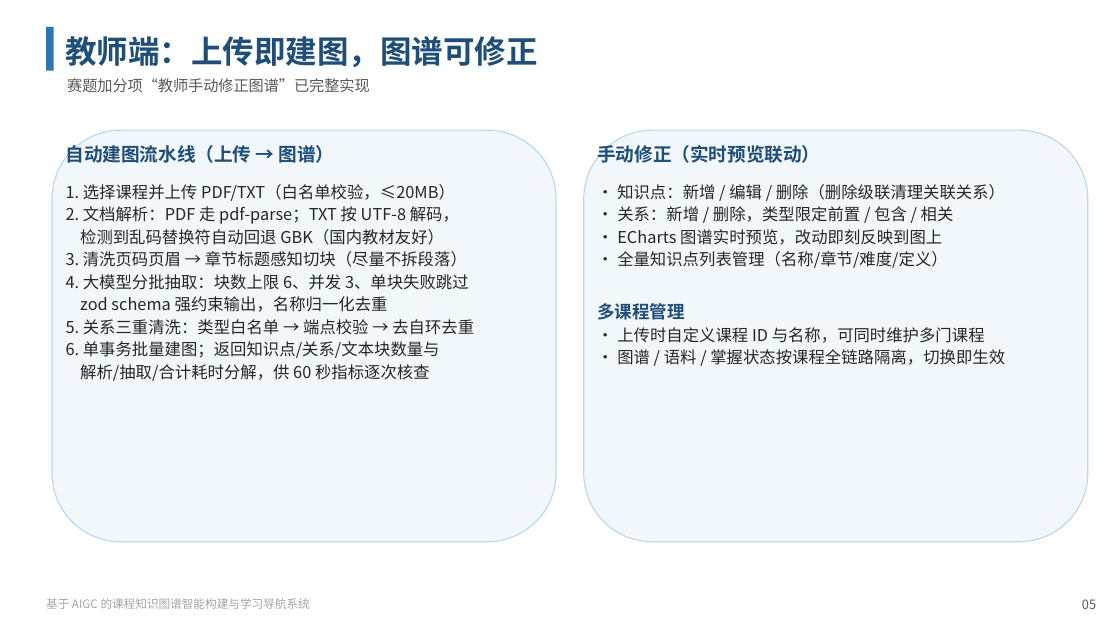
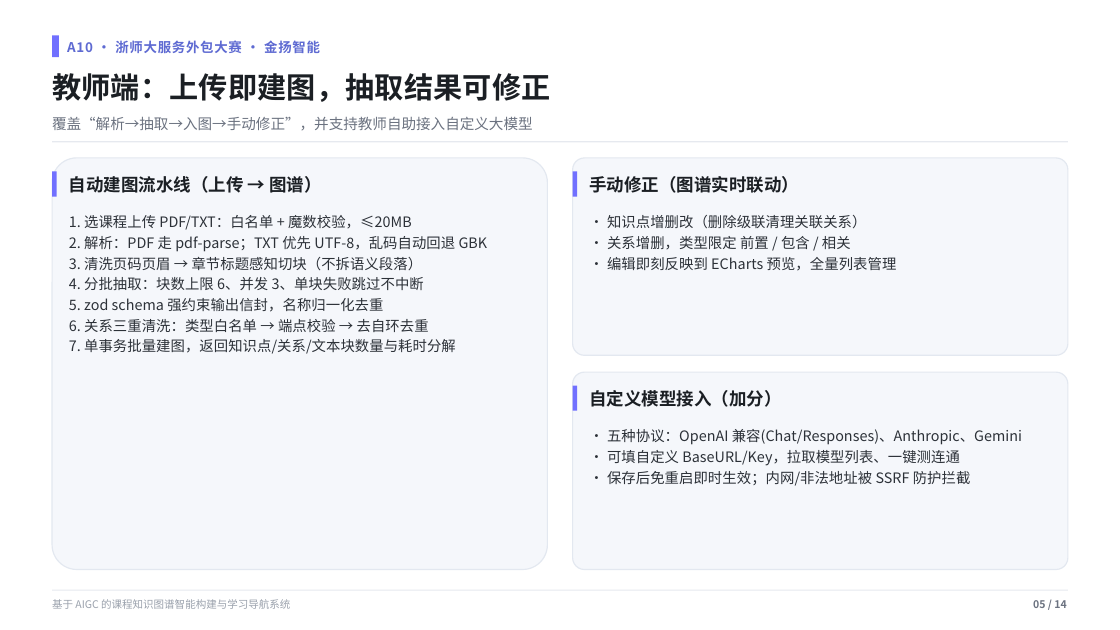
Before and after one commit to EterUltimate/A10_KnowledgeGraph, a slide deck: slide 5 of submissions/A10项目简介PPT.pptx. Drawn at 1120x630 pixels with LibreOffice and Linux fonts; fonts in the diff are those of the drawing. Boxes give left, top, right and bottom in pixels: in the first picture for what was removed or moved away, otherwise in the second. Text is boxed around its words. In the diff, an @@ line names an element or a change of style, - is before the commit and + after.

```diff
--- a/submissions/A10项目简介PPT.pptx
+++ b/submissions/A10项目简介PPT.pptx
@@ rectangle: place and size @@
-rectangle at [46,27,54,71]
+rectangle at [52,35,59,57]
@@ rectangle at [52,35,59,57]: fill #2E75B6 to #7170FF @@
@@ text at [67,40,320,53]: text changed; size 27 to 11.5 pt; text colour #1F4E79 to #5E6AD2 @@
-教师端：上传即建图，图谱可修正
+A10 · 浙师大服务外包大赛 · 金扬智能
@@ text at [52,73,550,102]: text changed; size 13 to 25 pt; text colour #595959 to #1B1F24; bold on @@
-赛题加分项“教师手动修正图谱”已完整实现
+教师端：上传即建图，抽取结果可修正
@@ text "教师端：上传即建图，抽取结果可修正" at [52,73,550,102]: vertical alignment top to middle @@
@@ text added at [52,117,533,130], 12.5 pt, text #6B7280 @@
+覆盖“解析→抽取→入图→手动修正”，并支持教师自助接入自定义大模型
@@ rounded rectangle removed at [52,130,556,542] @@
@@ rectangle added at [52,141,1068,143], fill #E6E9EF @@
@@ rounded rectangle: place and size @@
-rounded rectangle at [584,130,1088,542]
+rounded rectangle at [52,158,548,570]
@@ rounded rectangle at [52,158,548,570]: fill #F2F7FC to #F5F7FB; outline #BDD7EE 1 pt to #E3E8F0 1 pt; proportions changed @@
@@ rectangle added at [52,171,57,197], fill #7170FF @@
@@ text "自动建图流水线（上传 → 图谱）": place and size @@
-text "自动建图流水线（上传 → 图谱）" at [66,142,334,163]
+text "自动建图流水线（上传 → 图谱）" at [69,176,321,193]
@@ text "自动建图流水线（上传 → 图谱）" at [69,176,321,193]: size 16 to 15 pt, text colour #1F4E79 to #1B1F24; line spacing 1.12 to 1.15 @@
@@ rounded rectangle added at [573,158,1069,355], fill #F5F7FB, outline #E3E8F0 1 pt @@
@@ rectangle added at [573,171,578,197], fill #7170FF @@
@@ text at [589,176,799,193]: text changed; size 16 to 15 pt; text colour #1F4E79 to #1B1F24 @@
-手动修正（实时预览联动）
+手动修正（图谱实时联动）
@@ text at [69,215,488,354]: text changed; size 14 to 12.3 pt; text colour #262626 to #2C3138 @@
-1. 选择课程并上传 PDF/TXT（白名单校验，≤20MB）
-2. 文档解析：PDF 走 pdf-parse；TXT 按 UTF-8 解码，
-检测到乱码替换符自动回退 GBK（国内教材友好）
-3. 清洗页码页眉 → 章节标题感知切块（尽量不拆段落）
-4. 大模型分批抽取：块数上限 6、并发 3、单块失败跳过
-zod schema 强约束输出，名称归一化去重
-5. 关系三重清洗：类型白名单 → 端点校验 → 去自环去重
-6. 单事务批量建图；返回知识点/关系/文本块数量与
-解析/抽取/合计耗时分解，供 60 秒指标逐次核查
+1. 选课程上传 PDF/TXT：白名单 + 魔数校验，≤20MB
+2. 解析：PDF 走 pdf-parse；TXT 优先 UTF-8，乱码自动回退 GBK
+3. 清洗页码页眉 → 章节标题感知切块（不拆语义段落）
+4. 分批抽取：块数上限 6、并发 3、单块失败跳过不中断
+5. zod schema 强约束输出信封，名称归一化去重
+6. 关系三重清洗：类型白名单 → 端点校验 → 去自环去重
+7. 单事务批量建图，返回知识点/关系/文本块数量与耗时分解
@@ text at [607,215,897,271]: text changed; size 14 to 12.3 pt; text colour #262626 to #2C3138 @@
-• 知识点：新增 / 编辑 / 删除（删除级联清理关联关系）
-• 关系：新增 / 删除，类型限定前置 / 包含 / 相关
-• ECharts 图谱实时预览，改动即刻反映到图上
-• 全量知识点列表管理（名称/章节/难度/定义）
-多课程管理
-• 上传时自定义课程 ID 与名称，可同时维护多门课程
-• 图谱 / 语料 / 掌握状态按课程全链路隔离，切换即生效
+• 知识点增删改（删除级联清理关联关系）
+• 关系增删，类型限定 前置 / 包含 / 相关
+• 编辑即刻反映到 ECharts 预览，全量列表管理
@@ rounded rectangle added at [573,372,1069,570], fill #F5F7FB, outline #E3E8F0 1 pt @@
@@ rectangle added at [573,386,578,411], fill #7170FF @@
@@ text added at [589,390,781,407], 15 pt, text #1B1F24, bold @@
+自定义模型接入（加分）
@@ text added at [607,429,1022,486], 12.3 pt, text #2C3138 @@
+• 五种协议：OpenAI 兼容(Chat/Responses)、Anthropic、Gemini
+• 可填自定义 BaseURL/Key，拉取模型列表、一键测连通
+• 保存后免重启即时生效；内网/非法地址被 SSRF 防护拦截
@@ text "基于 AIGC 的课程知识图谱智能构建与学习导航系统" at [52,599,290,609]: size 10 to 9 pt, text colour #A6A6A6 to #9AA1AC; line spacing 1.12 to 1.15 @@
@@ rectangle added at [52,590,1068,591], fill #E6E9EF @@
@@ text at [1033,600,1066,608]: text changed; size 11 to 9 pt; text colour #595959 to #6B7280; bold on @@
-05
+05 / 14
```
Also in this commit, not shown: 9 other slides changed, 4 slides added, 2 slides removed, 17 other files.
